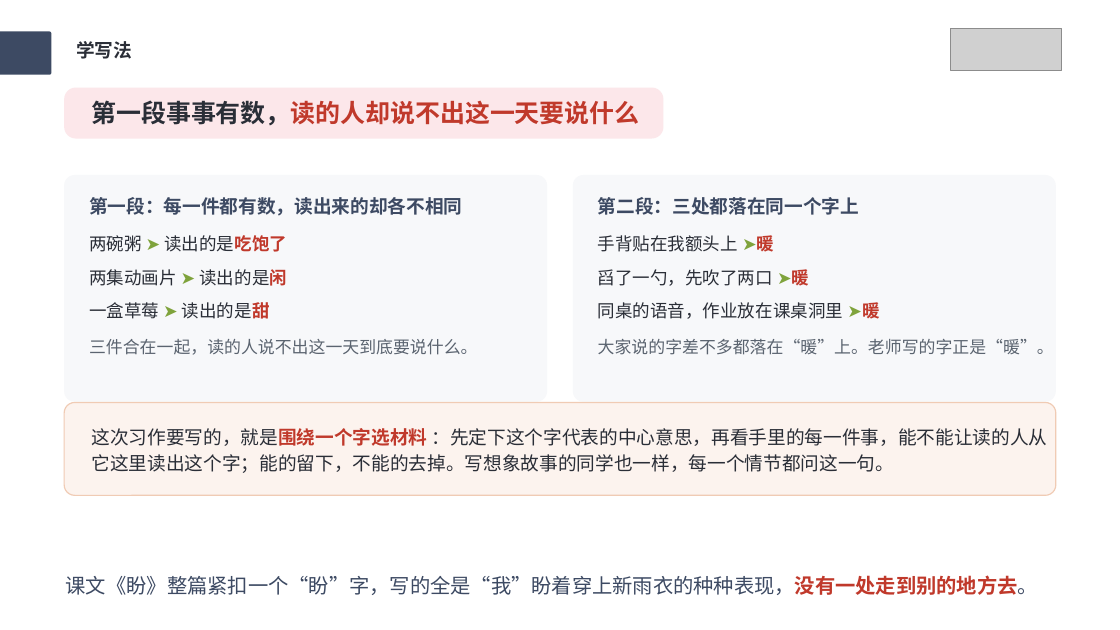
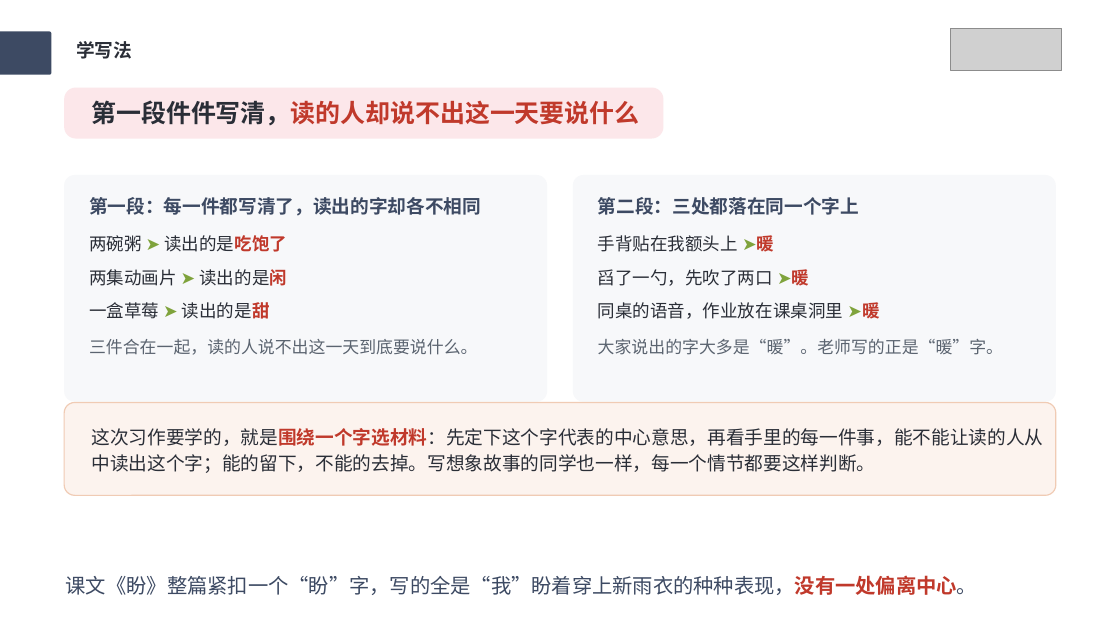
Before and after one commit to wuwenjia6498/laojohn-lesson-plan, a slide deck: slide 10 of 写作课件PPT输出/六上-第五单元-围绕中心意思写/六上-第五单元-围绕中心意思写-课件PPT.pptx. Drawn at 1120x630 pixels with LibreOffice and Linux fonts; fonts in the diff are those of the drawing; grey boxes stand for pictures. Boxes give left, top, right and bottom in pixels: in the first picture for what was removed or moved away, otherwise in the second. Text is boxed around its words. In the diff, an @@ line names an element or a change of style, - is before the commit and + after.

```diff
--- a/写作课件PPT输出/六上-第五单元-围绕中心意思写/六上-第五单元-围绕中心意思写-课件PPT.pptx
+++ b/写作课件PPT输出/六上-第五单元-围绕中心意思写/六上-第五单元-围绕中心意思写-课件PPT.pptx
@@ text at [91, 100, 639, 125]: text changed @@
-第一段事事有数，读的人却说不出这一天要说什么
+第一段件件写清，读的人却说不出这一天要说什么
@@ text at [89, 197, 481, 216]: text changed @@
-第一段：每一件都有数，读出来的却各不相同
+第一段：每一件都写清了，读出的字却各不相同
@@ text at [598, 339, 1003, 355]: text changed @@
-大家说的字差不多都落在“暖”上。老师写的字正是“暖”。
+大家说出的字大多是“暖”。老师写的正是“暖”字。
@@ text at [91, 428, 1043, 473]: text changed @@
-这次习作要写的，就是围绕一个字选材料 ：先定下这个字代表的中心意思，再看手里的每一件事，能不能让读的人从它这里读出这个字；能的留下，不能的去掉。写想象故事的同学也一样，每一个情节都问这一句。
+这次习作要学的，就是围绕一个字选材料：先定下这个字代表的中心意思，再看手里的每一件事，能不能让读的人从中读出这个字；能的留下，不能的去掉。写想象故事的同学也一样，每一个情节都要这样判断。
@@ text at [66, 575, 977, 595]: text changed @@
-课文《盼》整篇紧扣一个“盼”字，写的全是“我”盼着穿上新雨衣的种种表现，没有一处走到别的地方去。
+课文《盼》整篇紧扣一个“盼”字，写的全是“我”盼着穿上新雨衣的种种表现，没有一处偏离中心。
```
Also in this commit, not shown: 22 other slides changed, 1 slide added, 1 slide removed, 25 other files.
